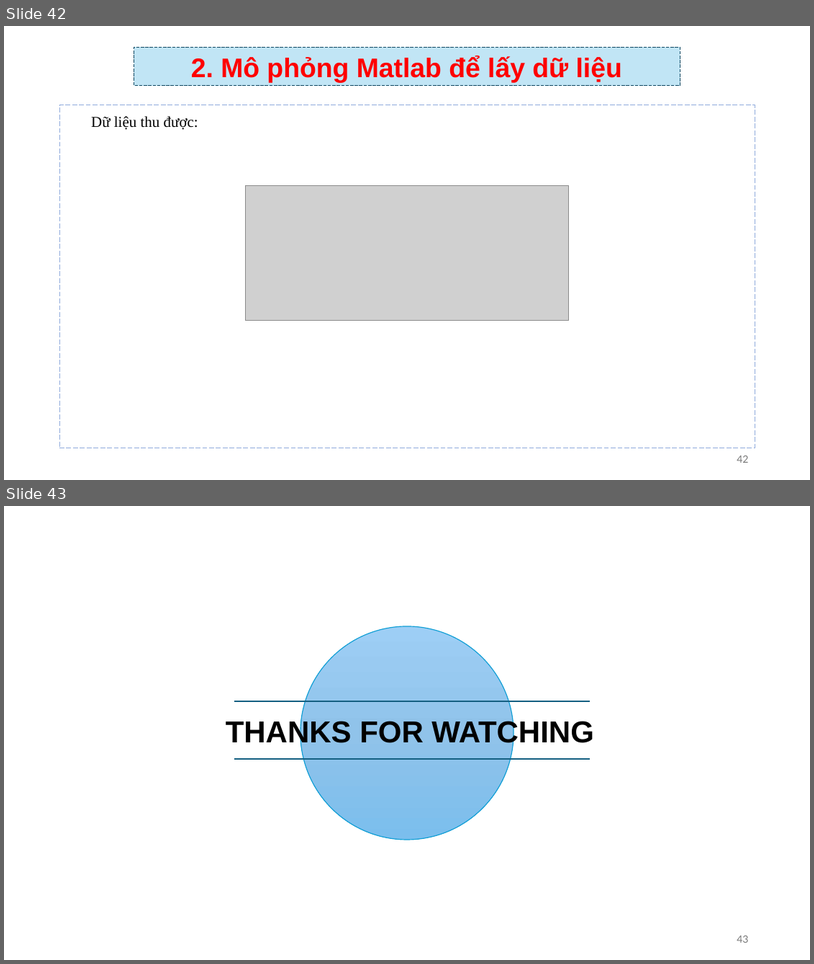
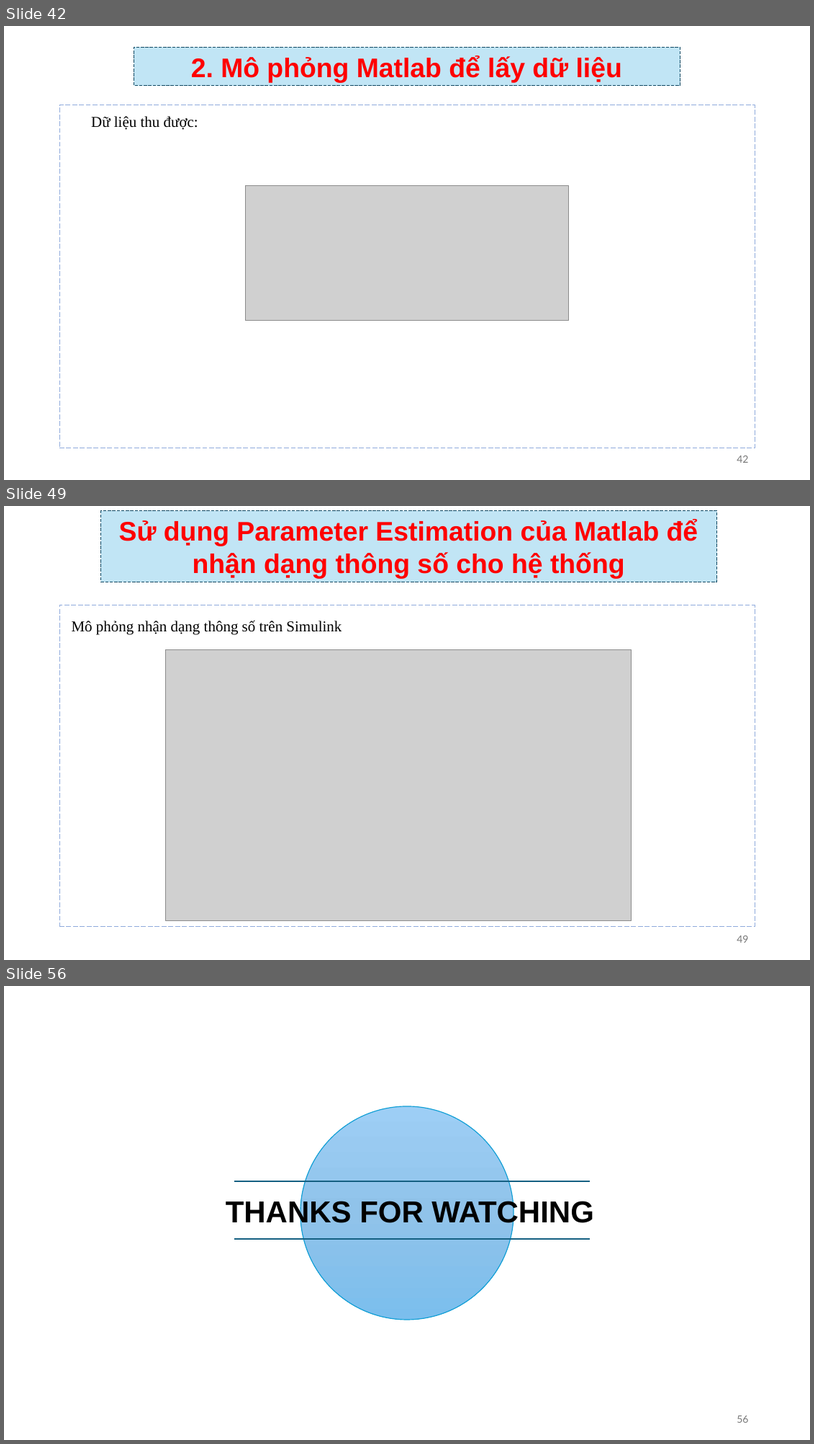
Before and after one commit to TIENPHAT2003/STM32, a slide deck: BaoCaoNhanDang.pptx. Shown one above the other, each under a label of ours: slides 42 and 43 before the commit, slides 42, 49 and 56 after it; the slides between them are not shown. The pictures are 814x964 and 814x1444 pixels, drawn with LibreOffice and Linux fonts; fonts in the diff are those of the drawing; grey boxes stand for pictures; background and template pictures are left out. Boxes give left, top, right and bottom in pixels: in the first picture for what was removed or moved away, otherwise in the second. Text is boxed around its words. In the diff, an @@ line names an element or a change of style, - is before the commit and + after.

Commit message:
Thêm phần nhận dạng thông số vào ppt

```diff
--- a/BaoCaoNhanDang.pptx
+++ b/BaoCaoNhanDang.pptx
@@ slide 49 added at (4,506,810,960), background #FFFFFF @@
@@ rectangle added at (101,511,718,582), fill #C1E5F5, outline #104862 0.75 pt dashed, 32 pt, text #FF0000, bold @@
+Sử dụng Parameter Estimation của Matlab để nhận dạng thông số cho hệ thống
@@ freeform shape added at (59,605,756,926), outline #8FAADC 0.75 pt dashed @@
@@ text added at (72,620,342,635), 18 pt, text #000000 @@
+Mô phỏng nhận dạng thông số trên Simulink
@@ picture added at (166,649,632,921) @@
@@ page number added at (737,935,748,942), 12 pt, text #797979 @@
+49
@@ what was slide 43 is now slide 56 @@
@@ page number at (737,1415,748,1422): text changed @@
-43
+56
```
Also in this commit, not shown: 1 slide changed, 12 other slides added, 1 other file.
